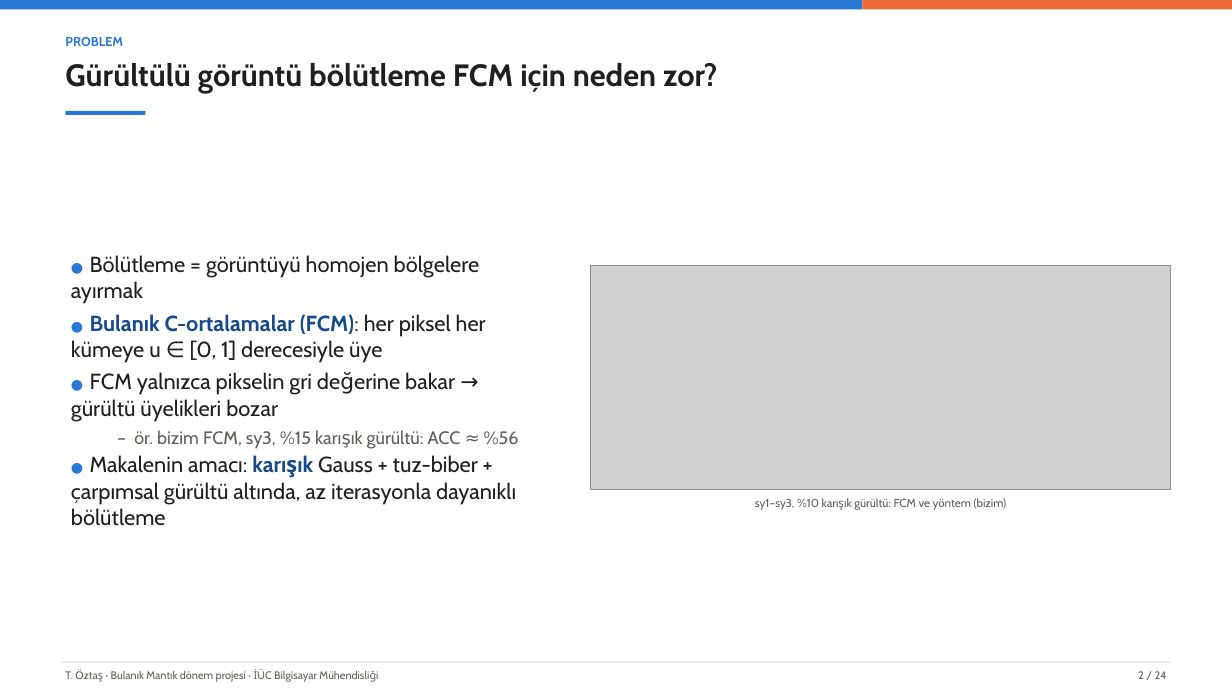
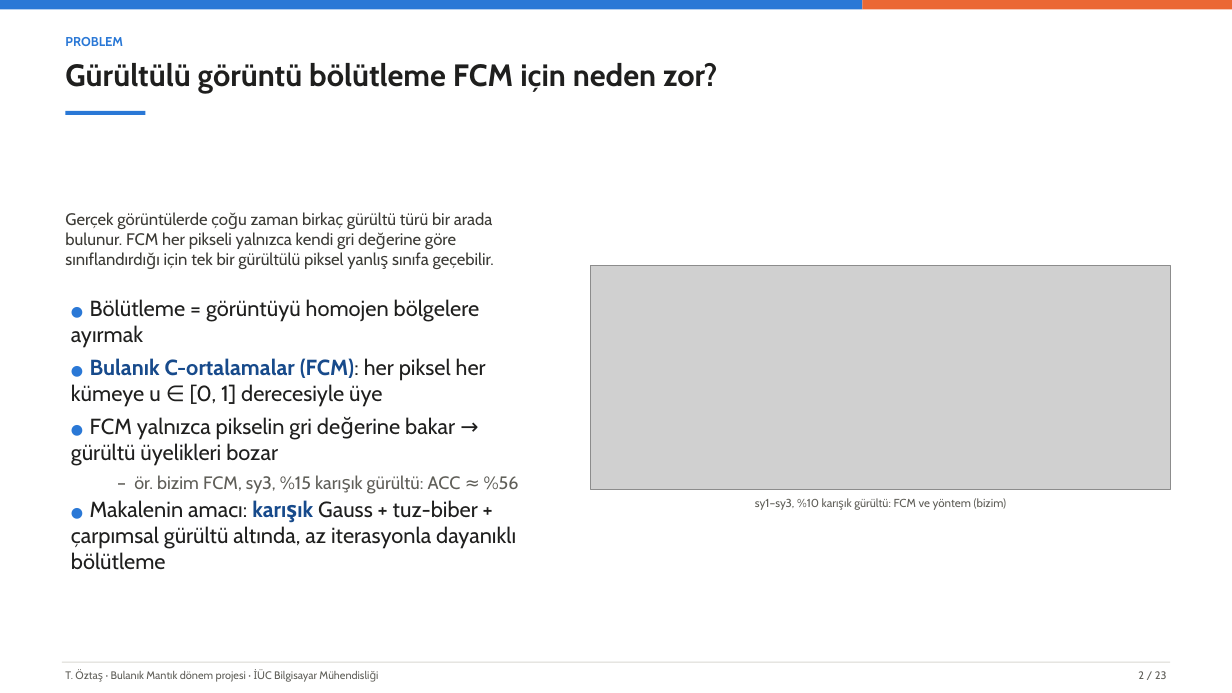
Before and after one commit to tarikoztas/fuzzy-logic-project, a slide deck: slide 2 of presentation/presentation_tr.pptx. Drawn at 1232x693 pixels with LibreOffice and Linux fonts; fonts in the diff are those of the drawing; grey boxes stand for pictures. Boxes give left, top, right and bottom in pixels: in the first picture for what was removed or moved away, otherwise in the second. Text is boxed around its words. In the diff, an @@ line names an element or a change of style, - is before the commit and + after.

Commit message:
faz9: slides without the demo and the inconsistency slide; short lead text on every content slide (D-048)

```diff
--- a/presentation/presentation_tr.pptx
+++ b/presentation/presentation_tr.pptx
@@ text added at bbox=[65, 212, 494, 269], 13 pt, text #3C3B36 @@
+Gerçek görüntülerde çoğu zaman birkaç gürültü türü bir arada bulunur. FCM her pikseli yalnızca kendi gri değerine göre sınıflandırdığı için tek bir gürültülü piksel yanlış sınıfa geçebilir.
@@ text "● Bölütleme = görüntüyü homojen ...": place and size @@
-text "● Bölütleme = görüntüyü homojen ..." at bbox=[71, 255, 519, 526]
+text "● Bölütleme = görüntüyü homojen ..." at bbox=[71, 299, 519, 570]
@@ text "● Bölütleme = görüntüyü homojen ..." at bbox=[71, 299, 519, 570]: vertical alignment middle to top @@
@@ text at bbox=[1138, 671, 1167, 679]: text changed @@
-2 / 24
+2 / 23
```
Also in this commit, not shown: 21 other slides changed, 1 slide removed, 12 other files.
